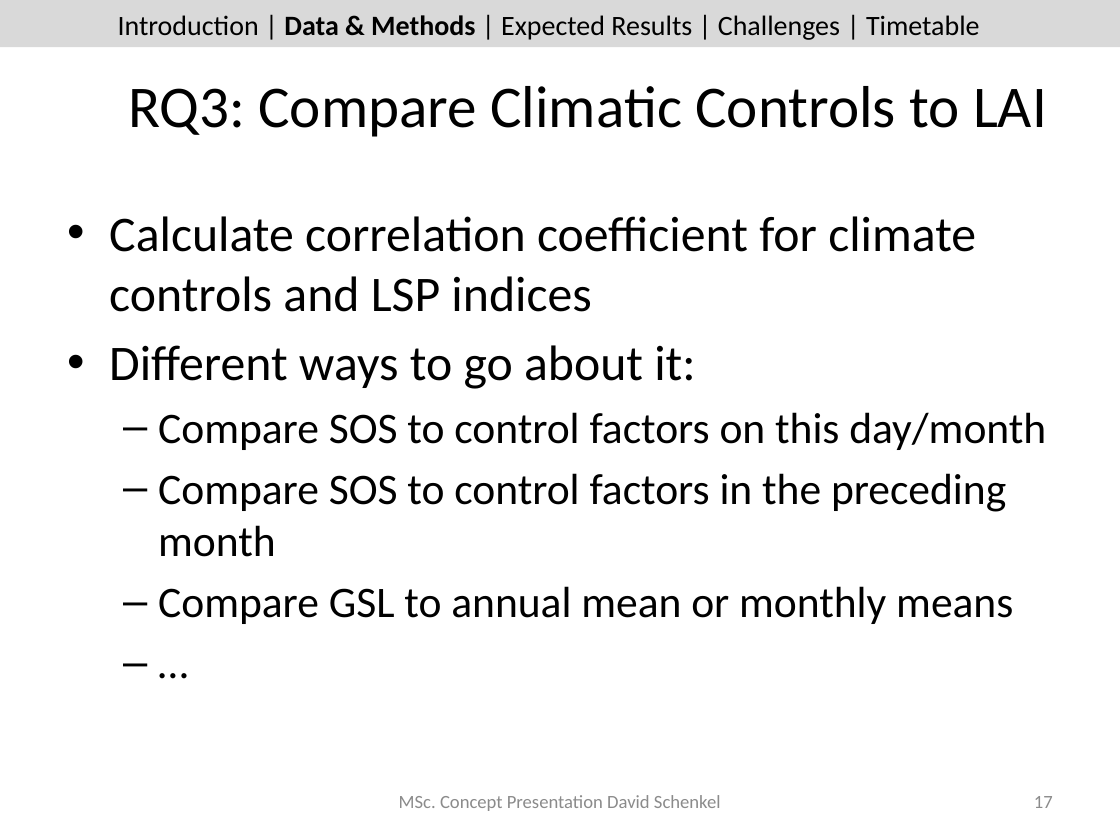
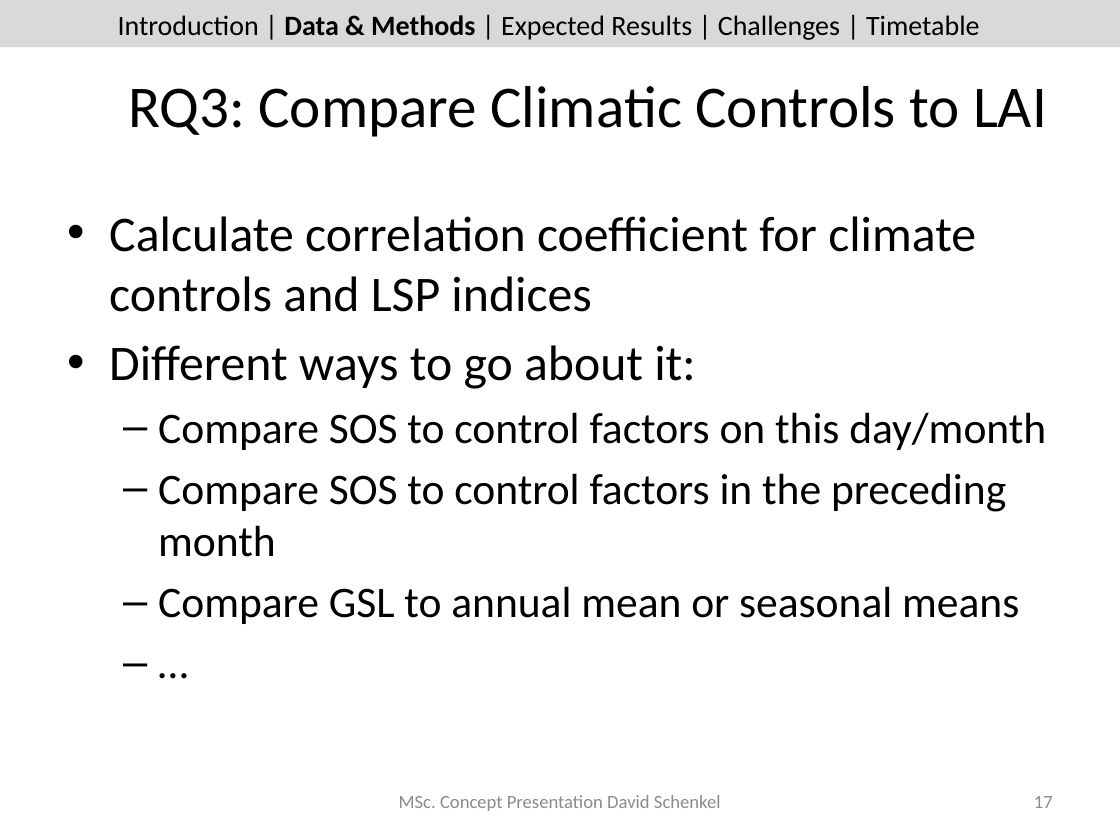
Before and after one commit to dschenkel/geo511, a slide deck: slide 17 of concept_presentation.pptx. Drawn at 1120x840 pixels with LibreOffice and Linux fonts; fonts in the diff are those of the drawing. Boxes give left, top, right and bottom in pixels: in the first picture for what was removed or moved away, otherwise in the second. Text is boxed around its words. In the diff, an @@ line names an element or a change of style, - is before the commit and + after.

Commit message:
presentation final

```diff
--- a/concept_presentation.pptx
+++ b/concept_presentation.pptx
@@ text at bbox=[158, 586, 1019, 624]: text changed @@
-  – Compare GSL to annual mean or monthly means
+  – Compare GSL to annual mean or seasonal means
```
Also in this commit, not shown: 3 other slides changed, 1 other file.
